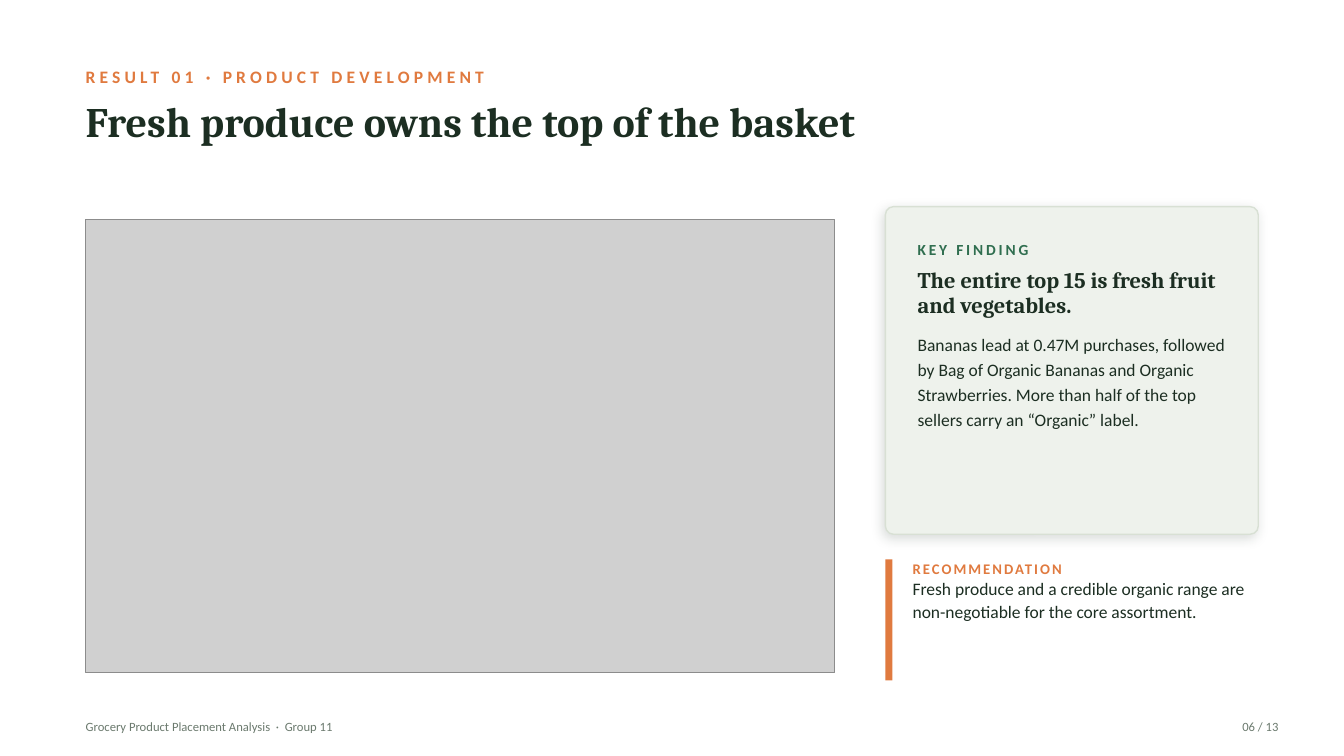
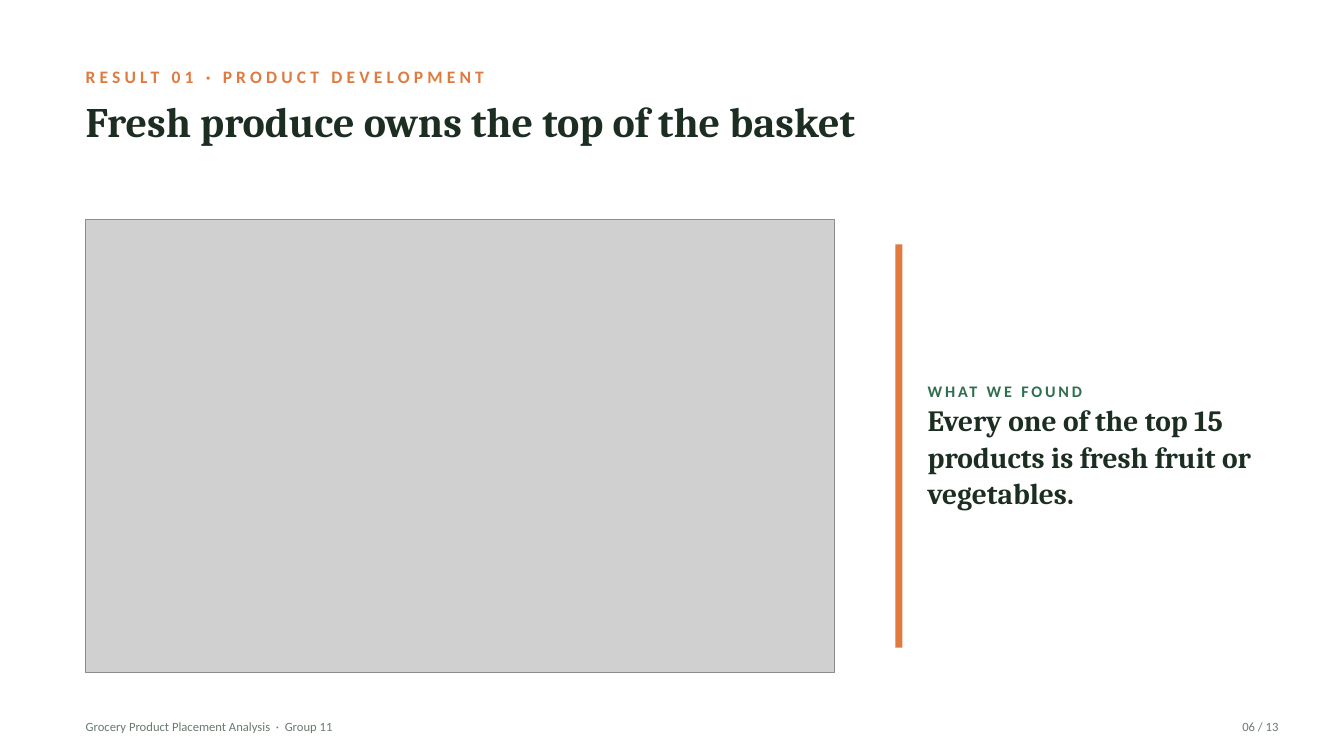
Before and after one commit to peslar01/ad24-11-grocery-product-placement-analysis, a slide deck: slide 6 of presentation/PODSV_Presentation_Group11.pptx. Drawn at 1344x756 pixels with LibreOffice and Linux fonts; fonts in the diff are those of the drawing; grey boxes stand for pictures. Boxes give left, top, right and bottom in pixels: in the first picture for what was removed or moved away, otherwise in the second. Text is boxed around its words. In the diff, an @@ line names an element or a change of style, - is before the commit and + after.

```diff
--- a/presentation/PODSV_Presentation_Group11.pptx
+++ b/presentation/PODSV_Presentation_Group11.pptx
@@ rounded rectangle removed at (x1=885, y1=207, x2=1258, y2=534) @@
@@ rectangle added at (x1=895, y1=244, x2=902, y2=647), fill #E07A3F @@
@@ text removed at (x1=918, y1=245, x2=1028, y2=255) @@
-KEY FINDING
@@ text removed at (x1=918, y1=272, x2=1225, y2=429) @@
-The entire top 15 is fresh fruit and vegetables.
-Bananas lead at 0.47M purchases, followed by Bag of Organic Bananas and Organic Strawberries. More than half of the top sellers carry an “Organic” label.
@@ text added at (x1=928, y1=410, x2=1251, y2=511), 21 pt, text #1C2E22, bold @@
+WHAT WE FOUND
+Every one of the top 15 products is fresh fruit or vegetables.
@@ rectangle removed at (x1=885, y1=560, x2=892, y2=681) @@
@@ text removed at (x1=913, y1=583, x2=1244, y2=621) @@
-RECOMMENDATION
-Fresh produce and a credible organic range are non-negotiable for the core assortment.
```
Also in this commit, not shown: 11 other slides changed, 1 slide added, 1 slide removed, 8 other files.
